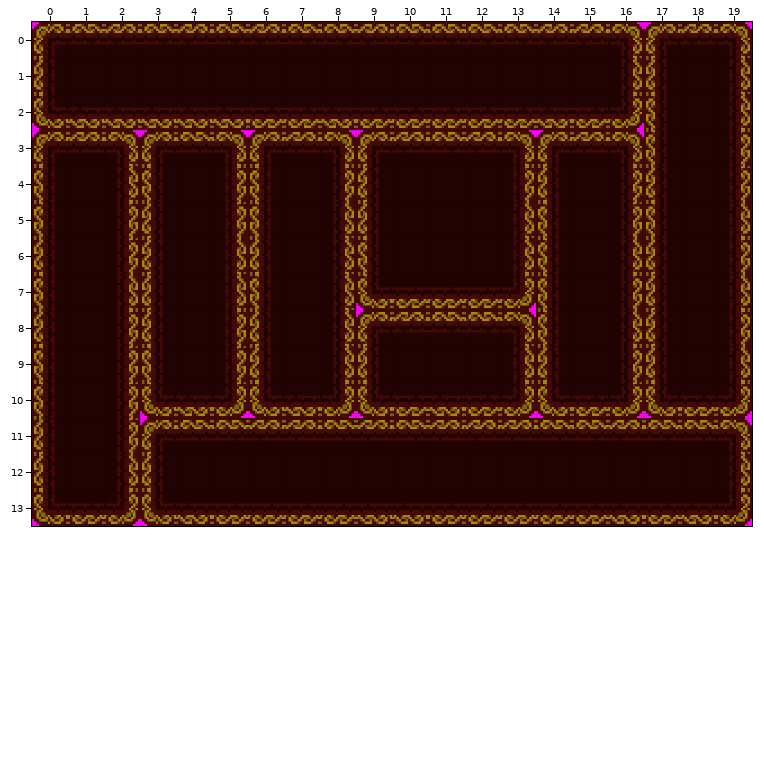
Level history. Tiled map: assets/houseMap1.tmx. The first picture shows the starting point.
Cells are 64x64 px. Shown: x 0..19, y 0..13.
Once edited:
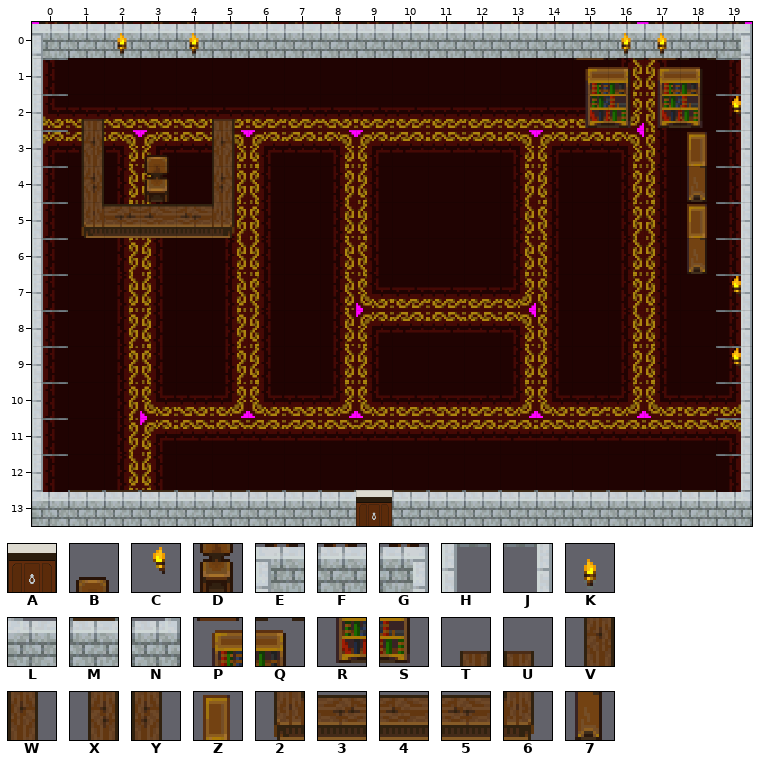
Key: from "Door": A 0; from "Indoor": B 15, C 20, D 22, E 28, F 29, G 30, H 35, J 37, K 41, L 42, M 43, N 44, P 45, Q 46, R 52, S 53, T 56, U 60, V 63, W 67, X 70, Y 74, Z 76, 2 77, 3 78, 4 79, 5 80, 6 81, 7 83.
_ is an empty cell, . an unchanged one.
Difference:
--- layer "Collisionlayer"
@@ x 0..19 @@
- 0 ____________________
- 1 _.............._____
- 2 __..._........._____
- 3 __._._............__
- 4 __._._............__
- 5 ______............__
- 6 _.................__
- 7 _.................._
- 8 _.................._
- 9 _.................._
-10 _.................._
-11 _.................._
-12 _.................._
+ 0 EFFFFFFFFFFFFFFFFFFG
+ 1 H..............PQPQJ
+ 2 HT...U.........RSRSJ
+ 3 HV.B.W............ZJ
+ 4 HX.D.Y............7J
+ 5 H23456............ZJ
+ 6 H.................7J
+ 7 H..................J
+ 8 H..................J
+ 9 H..................J
+10 H..................J
+11 H..................J
+12 H..................J
--- layer "Bridgelayer"
@@ x 2..4 @@
- 0 _._
+ 0 K.K
--- layer "Foregroundlayer"
@@ x 16..17 @@
- 0 __
+ 0 KK
@@ x 19..19 @@
- 2 _
+ 2 C
@@ x 19..19 @@
- 7 _
+ 7 C
@@ x 19..19 @@
- 9 _
+ 9 C
@@ x 0..19 @@
-13 ____________________
+13 LMMMMMMMMAMMMMMMMMMN
